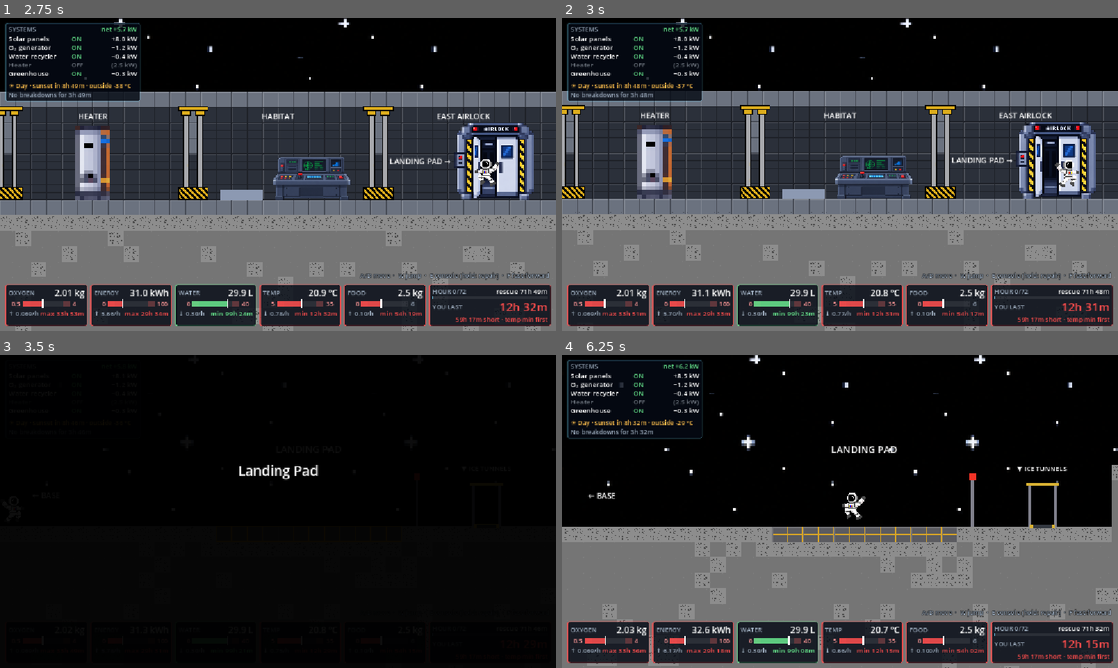
Above: before the commit, frames 1-4 (two rows, left to right).
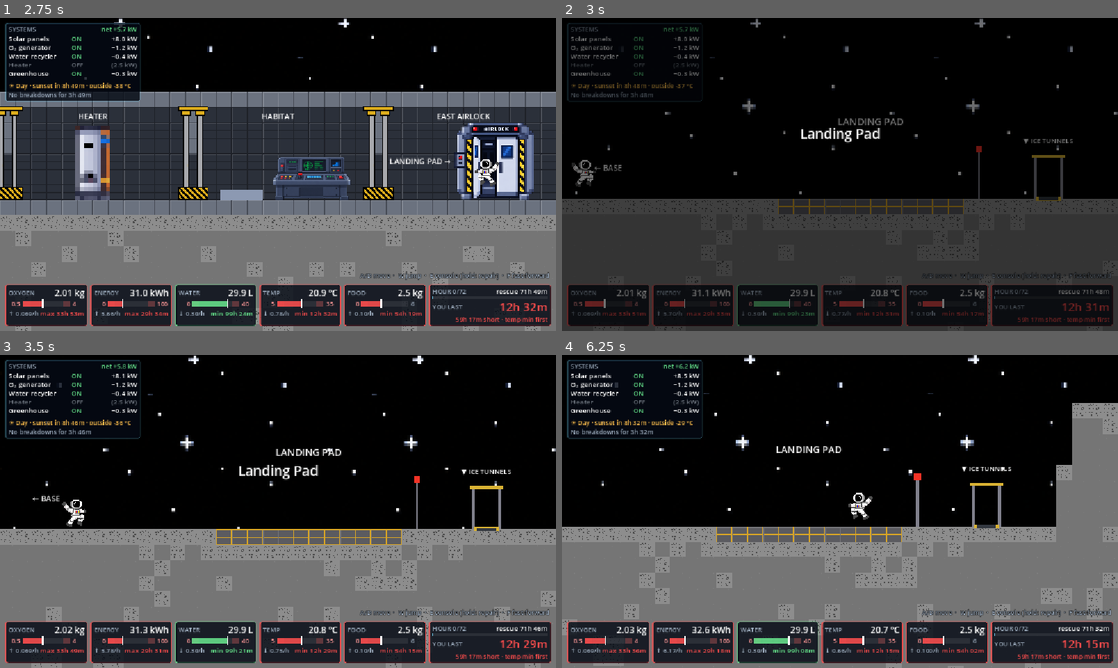
Above: after the commit, the same moments.

Repository: kushmdesai/72-Hours
Game: Godot game, scene res://scenes/main.tscn
The game is run twice, just before and just after one commit, with the same random seed, the same clock (stepped at 60 frames per second) and the same inputs.
Inputs (mouse positions are in pixels of both pictures, inside the frame that each line leads up to):
- Up to frame 1 (2.75 s): tap Enter (ui_accept) at 0.5 s; move the mouse to (400, 158) at 0.52 s; hold E (interact) 0.53-1.28 s; hold D (move_right) 0.53-2.03 s; click (400, 158) at 0.67 s; tap W (jump) at 0.77, 1.52 s; move the mouse to (166, 190) at 1.27 s; tap L at 1.35 s; move the mouse to (333, 105) at 2.02 s; hold A (move_left) from 2.03 s (still down); hold E (interact) from 2.03 s (still down)
- Up to frame 2 (3 s): move the mouse to (812, 237) at 2.77 s; release A (move_left) at 2.78 s; release E (interact) at 2.78 s; hold D (move_right) from 2.78 s (still down); tap L at 2.85 s; click (812, 237) at 2.92 s
- Up to frame 3 (3.5 s): keep holding D (move_right); tap W (jump) at 3.02 s
- Up to frame 4 (6.25 s): move the mouse to (1006, 558) at 3.52 s; hold E (interact) 3.53-4.28 s; tap W (jump) at 3.77, 4.52, 6.02 s; move the mouse to (673, 464) at 4.27 s; release D (move_right) at 4.28 s; hold A (move_left) 4.28-5.03 s; tap L at 4.35, 5.85 s; move the mouse to (867, 511) at 5.02 s; hold D (move_right) 5.03-5.78 s; hold E (interact) 5.03-5.78 s; click (867, 511) at 5.17 s; move the mouse to (756, 433) at 5.77 s; hold A (move_left) from 5.78 s (still down)

Frame 1 is identical in both runs. In frame 2, 68% of the frame differs, in the area x 0-100%, y 0-100%; in frame 3, 47%; in frame 4, 7.9%.

Commit message:
Leave and enter the Moonbase through its airlock doors
Walking off the side of the base no longer takes you outside: you go
out through the West or East Airlock door, and coming back in puts you
just inside that door.

Co-Authored-By: Claude Opus 5.5 (1M context) <noreply@anthropic.com>

Diff:
--- a/scenes/locations/base.tscn
+++ b/scenes/locations/base.tscn
@@ -63,6 +63,7 @@
 script = ExtResource("door_script")
 closed_texture = ExtResource("door_closed")
 open_texture = ExtResource("door_open")
+exit_side = "left"
 
 [node name="SolarControl" type="Node2D" parent="Rooms" unique_id=1058735545 groups=["rooms"]]
 position = Vector2(576, 0)
@@ -215,6 +216,7 @@
 script = ExtResource("door_script")
 closed_texture = ExtResource("door_closed")
 open_texture = ExtResource("door_open")
+exit_side = "right"
 
 [node name="RoomDoors" type="Node2D" parent="."]
 
--- a/scripts/airlock_door.gd
+++ b/scripts/airlock_door.gd
@@ -1,18 +1,24 @@
 class_name AirlockDoor
 extends Sprite2D
 ## An airlock door that slides open while the astronaut is close and shuts
-## again once they walk away. Purely visual: the player walks straight through.
+## again once they walk away. A door with `exit_side` set is the way out of
+## its location on that side: walking through it takes the player out (see
+## main.gd), instead of walking off the edge of the map.
 
 @export var closed_texture: Texture2D
 @export var open_texture: Texture2D
 ## How close the player must be (horizontally, in pixels) for it to open.
 @export var open_distance: float = 110.0
+## "left" or "right": the location exit this door leads to, or "none".
+@export_enum("none", "left", "right") var exit_side: String = "none"
 
 var _player: Node2D
 
 
 func _ready() -> void:
 	texture = closed_texture
+	if exit_side != "none":
+		add_to_group("exit_doors")
 
 
 func _process(_delta: float) -> void:
--- a/scripts/main.gd
+++ b/scripts/main.gd
@@ -6,6 +6,8 @@
 @export_file("*.tscn") var start_location: String = "res://scenes/locations/base.tscn"
 ## How far inside the new location the player appears, in pixels.
 @export var entry_margin: float = 24.0
+## How far inside an airlock door the player appears, in pixels.
+@export var door_margin: float = 40.0
 
 var current: Location
 var _tween: Tween
@@ -29,15 +31,40 @@
 
 func _physics_process(_delta: float) -> void:
 	var x := _player.position.x
-	if x > current.width_px() and current.right_exit != "":
+	if x > _exit_x("right") and current.right_exit != "":
 		_enter(current.right_exit)
-		_player.position.x = entry_margin
-	elif x < 0.0 and current.left_exit != "":
+		_player.position.x = _arrival_x("left")
+	elif x < _exit_x("left") and current.left_exit != "":
 		_enter(current.left_exit)
-		_player.position.x = current.width_px() - entry_margin
+		_player.position.x = _arrival_x("right")
 	else:
 		return
 	_camera.reset_smoothing()
+
+
+## Where the player leaves the current location on that side: through its
+## airlock door if it has one (AirlockDoor.exit_side), else off the map edge.
+func _exit_x(side: String) -> float:
+	var door := _exit_door(side)
+	if door:
+		return current.to_local(door.global_position).x
+	return 0.0 if side == "left" else current.width_px()
+
+
+## Where the player appears when coming in on that side: just inside its
+## airlock door if it has one, else just inside the map edge.
+func _arrival_x(side: String) -> float:
+	var door := _exit_door(side)
+	if door:
+		return current.to_local(door.global_position).x + (door_margin if side == "left" else -door_margin)
+	return entry_margin if side == "left" else current.width_px() - entry_margin
+
+
+func _exit_door(side: String) -> Node2D:
+	for door: Node2D in get_tree().get_nodes_in_group("exit_doors"):
+		if door.get("exit_side") == side and current.is_ancestor_of(door):
+			return door
+	return null
 
 
 ## Go straight to another location through a hatch or ladder, arriving at the
